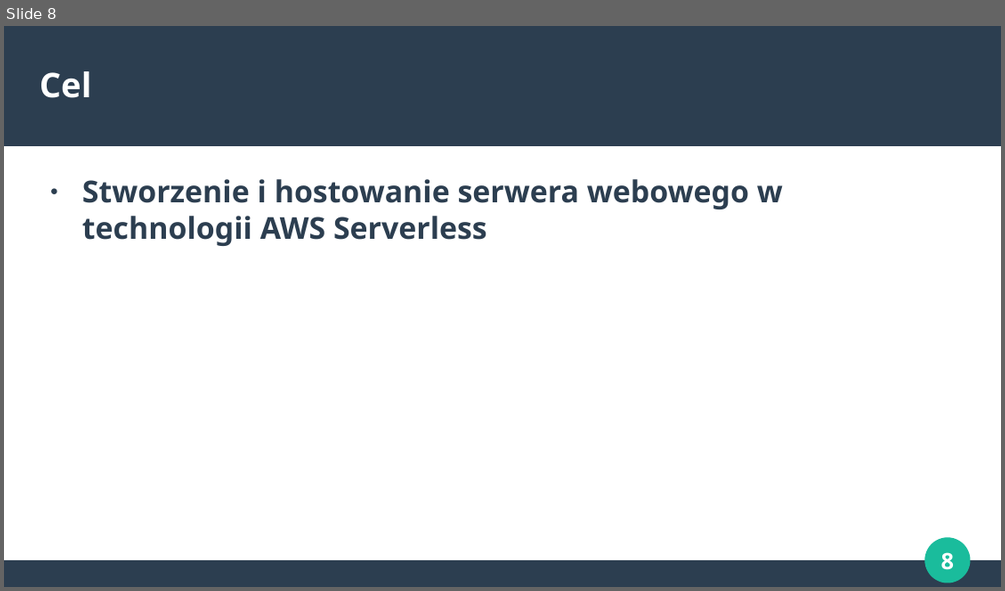
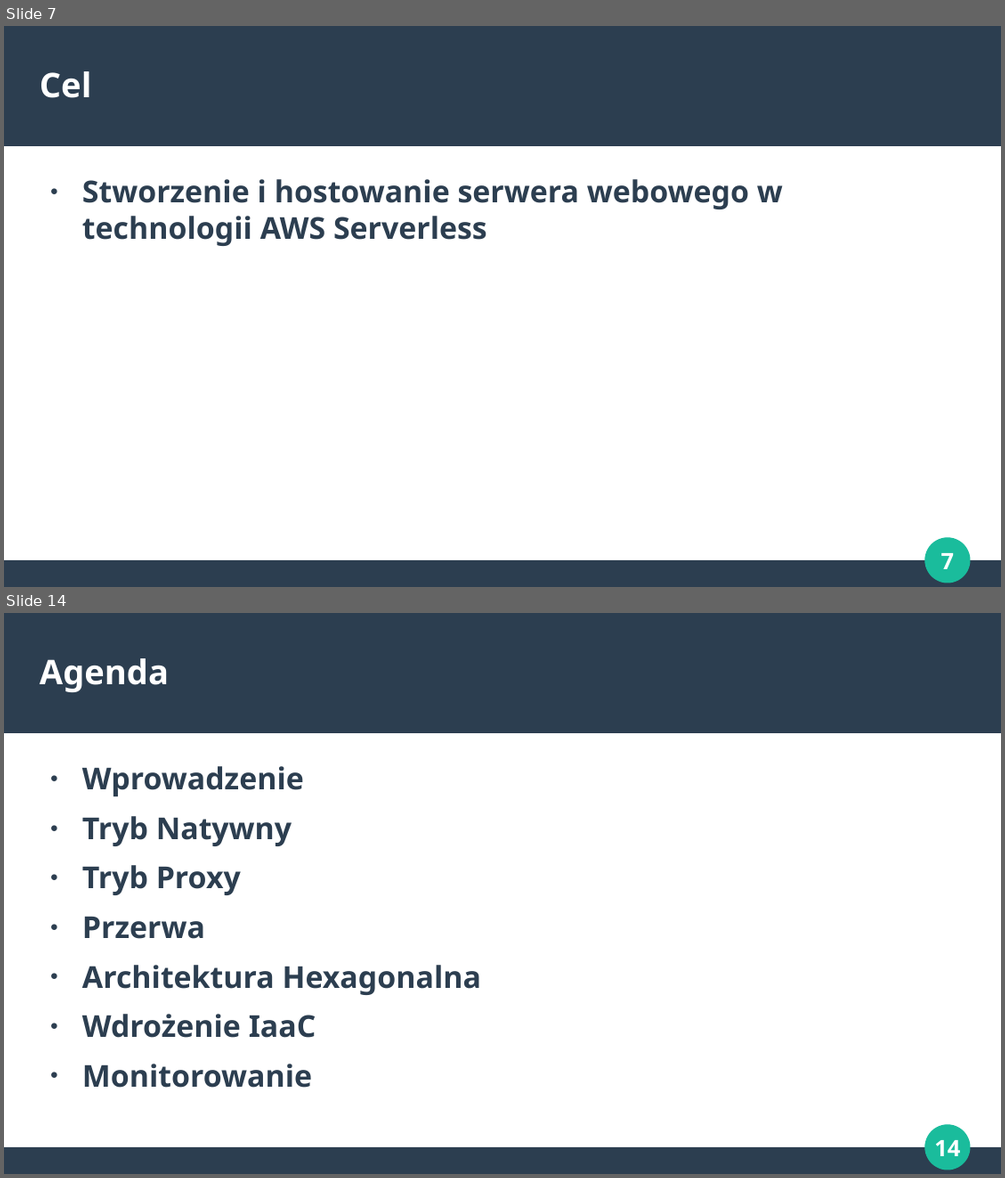
Before and after one commit to makspiechota/aws-apigateway-training-pl, a slide deck: presentation.odp. Shown one above the other, each under a label of ours: slide 8 before the commit, slides 7 and 14 after it; the slides between them are not shown. The pictures are 1005x591 and 1005x1178 pixels, drawn with LibreOffice and Linux fonts; fonts in the diff are those of the drawing. Boxes give left, top, right and bottom in pixels: in the first picture for what was removed or moved away, otherwise in the second. Text is boxed around its words. In the diff, an @@ line names an element or a change of style, - is before the commit and + after.

```diff
--- a/presentation.odp
+++ b/presentation.odp
@@ slide 14 added at (x1=4, y1=613, x2=1001, y2=1174), background #FFFFFF; not listed: 4 template elements that a slide beside it also shows @@
@@ title added at (x1=40, y1=658, x2=169, y2=692), 27 pt, text #FFFFFF, bold @@
+Agenda
@@ text added at (x1=82, y1=766, x2=481, y2=1087), 24 pt, text #2C3E50, bold @@
+● Wprowadzenie
+● Tryb Natywny
+● Tryb Proxy
+● Przerwa
+● Architektura Hexagonalna
+● Wdrożenie IaaC
+● Monitorowanie
@@ what was slide 8 is now slide 7 @@
@@ page number at (x1=941, y1=553, x2=955, y2=569): text changed @@
-8
+7
```
Also in this commit, not shown: 3 slides changed, 31 other slides added.
